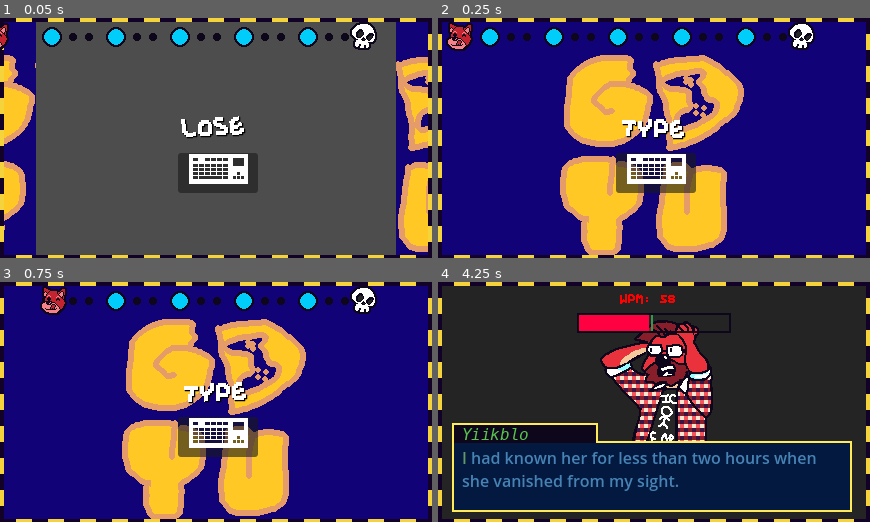
Above: before the commit, frames 1-4 (two rows, left to right).
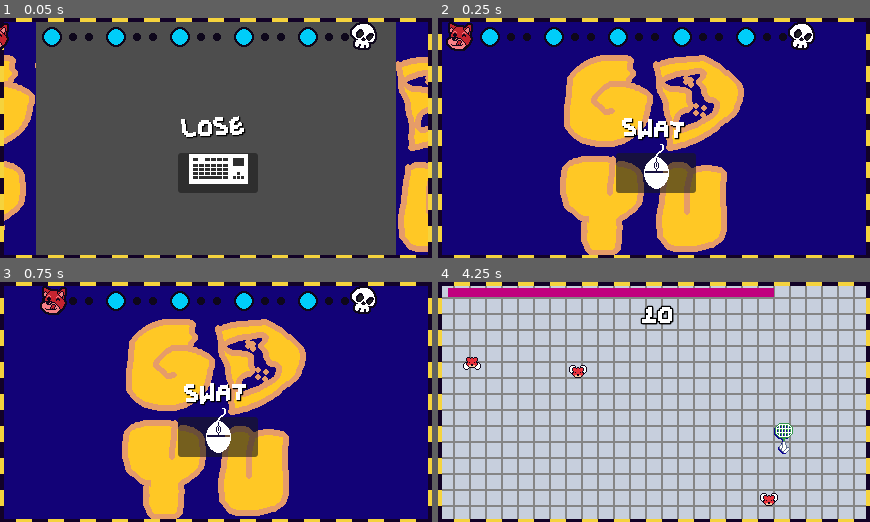
Above: after the commit, the same moments.

Repository: JUB-Yoush/scrimblo-games-vol1
Game: Godot game, scene res://main.tscn
Two runs of this game, one before a commit and one after it. Both use one fixed random seed, a clock stepped at 60 frames per second and the inputs below. The engine's default icon, where the game draws it, is replaced by a stand-in: a white triangle on a blue panel in a dark square.
Inputs (mouse positions are in pixels of both pictures, inside the frame that each line leads up to):
- Up to frame 1 (0.05 s): no input
- Up to frame 2 (0.25 s): no input
- Up to frame 3 (0.75 s): tap Enter (ui_accept) at 0.5 s; move the mouse to (311, 390) at 0.52 s; hold Right (ui_right) from 0.53 s (still down); tap Space (draw) at 0.6 s; click (311, 390) at 0.67 s
- Up to frame 4 (4.25 s): tap Enter (ui_accept) at 0.77, 1.07, 1.52, 1.82, 3.02, 3.32, 3.77, 4.07 s; move the mouse to (567, 414) at 1.27 s; tap Space (draw) every 0.75 s from 1.35 to 3.6 s; click (567, 414) at 1.42 s; move the mouse to (697, 349) at 2.02 s; release Right (ui_right) at 2.03 s; hold Left (ui_left) 2.03-2.78 s; click (697, 349) at 2.17 s; move the mouse to (632, 450) at 2.77 s; hold Right (ui_right) from 2.78 s (still down); click (632, 450) at 2.92 s; move the mouse to (783, 438) at 3.52 s; click (783, 438) at 3.67 s

Frame 1 is identical in both runs. In frame 2, 1.9% of the frame differs, in the area x 42-58%, y 41-72%; in frame 3, 1.9%; in frame 4, 95%, in the area x 0-100%, y 1-99%.

Commit message:
this project the reason I failed 4413 for sure (jk we make it)

Diff:
--- a/games/flyswat/src/fly.gd
+++ b/games/flyswat/src/fly.gd
@@ -15,7 +15,6 @@
 	$OnScreen.screen_exited.connect(func(): queue_free())
 	$Area2D.input_event.connect(on_clicked)
 	$AnimationPlayer.play("flap")
-	Input.set_mouse_mode(Input.MOUSE_MODE_HIDDEN)
 
 func _process(delta) -> void:
 	$Area2D/CollisionShape2D.global_rotation = 0
--- a/games/flyswat/src/game.gd
+++ b/games/flyswat/src/game.gd
@@ -11,6 +11,7 @@
 	set(value):
 		remaining = value
 		if remaining == 0:
+			Input.set_mouse_mode(Input.MOUSE_MODE_VISIBLE)
 			game_over.emit(1)
 
 
@@ -24,10 +25,13 @@
 
 # Called when the node enters the scene tree for the first time.
 func _ready() -> void:
+	Input.set_mouse_mode(Input.MOUSE_MODE_HIDDEN)
 	add_child(timer)
 	add_child(gameTimer)
 	timer.timeout.connect(spawn_fly)
-	gameTimer.timeout.connect(func(): game_over.emit(0))
+	gameTimer.timeout.connect(func():
+		Input.set_mouse_mode(Input.MOUSE_MODE_VISIBLE)
+		game_over.emit(0))
 	timer.one_shot = true
 	timer.start(fly_spawn_time)
 	gameTimer.start(12.5)
--- a/games/vsKayla/danmaku.gd
+++ b/games/vsKayla/danmaku.gd
@@ -16,7 +16,7 @@
 	attackTimer.timeout.connect(end)
 
 
-func start(enemy_text,_opposing):
+func start(text,_opposing):
 	opposing = _opposing
 	print('started')
 	%MenuBox.visible = false
@@ -24,11 +24,16 @@
 	visible = true
 	%Heart.can_move = false
 	%MenuCommands.visible = false
-	if enemy_text != "":
+	if text != "":
+		# get start text to render out character by character
 		%Dialog.visible = true
-		%Dialog.text = enemy_text
+		var output = ""
+		for c in text:
+			output += c
+			%Dialog.text = output
+			await get_tree().create_timer(.02).timeout
 		await get_tree().create_timer(1).timeout
-		%Dialog.visible = false
+	%Dialog.visible = false
 	%Heart.can_move = true
 
 	var pattern = patterns.pick_random()
--- a/games/vsKayla/game.gd
+++ b/games/vsKayla/game.gd
@@ -19,7 +19,8 @@
 var hrtalks = ["* you use the Macaroni Corpo Jargon\n technique."]
 var start_turn_texts = ["* Smells of Scrimblo resedue.","* Your heart is filled with... pasta.","* Do Scrimblos dream of \n Sheep (2000) for the PSX?"]
 
-var enemy_turn_text = "Well Christina, I made it. \ndispite your \ndirections."
+var enemy_turn_text = ["Well Christina, I made it. \ndispite your \ndirections.","quite fond of this \nscrimblo character"]
+var opposing_turn_text = ["You've been ordering \na lot of Gino's Pizza."]
 var start_turn_text = "* world is scrim blo blo blo"
 
 var awaiting_command = false
@@ -61,7 +62,7 @@
 var deadline = 10
 
 var max_hp := 20
-var hp := 1:
+var hp := 20:
 	set(value):
 		print(hp,value)
 		hp =  clamp(value, 0,max_hp)
@@ -114,7 +115,10 @@
 
 	# load new state
 	if new_state == GAME_STATE.DANMAKU:
-		danmaku.start(enemy_turn_text,opposing)
+		var kayla_text = enemy_turn_text.pick_random()
+		if opposing:
+			kayla_text = opposing_turn_text.pick_random()
+		danmaku.start(kayla_text,opposing)
 	if new_state == GAME_STATE.MENUS:
 		turn_count += 1
 		start_turn()
@@ -201,6 +205,7 @@
 	menu_state = MENU_STATES.CHOSEN
 	if sparable:
 		#turn her grey or whatever and sto animation
+		%EnemySprite.modulate = "#717171"
 		print_to_menu("* YOU WON!.\n You earned 0 XP and 0 gold.")
 		await txb_adv
 		game_over.emit(true)
--- a/games/vsKayla/game.tscn
+++ b/games/vsKayla/game.tscn
@@ -35,6 +35,57 @@
 [sub_resource type="RectangleShape2D" id="RectangleShape2D_n8krc"]
 size = Vector2(94.125, 12.5)
 
+[sub_resource type="Animation" id="Animation_hvi54"]
+length = 0.001
+tracks/0/type = "value"
+tracks/0/imported = false
+tracks/0/enabled = true
+tracks/0/path = NodePath("%Knife/../bg:z_index")
+tracks/0/interp = 1
+tracks/0/loop_wrap = true
+tracks/0/keys = {
+"times": PackedFloat32Array(0),
+"transitions": PackedFloat32Array(1),
+"update": 1,
+"values": [-100]
+}
+tracks/1/type = "value"
+tracks/1/imported = false
+tracks/1/enabled = true
+tracks/1/path = NodePath("%Cursor:z_index")
+tracks/1/interp = 1
+tracks/1/loop_wrap = true
+tracks/1/keys = {
+"times": PackedFloat32Array(0),
+"transitions": PackedFloat32Array(1),
+"update": 1,
+"values": [100]
+}
+tracks/2/type = "value"
+tracks/2/imported = false
+tracks/2/enabled = true
+tracks/2/path = NodePath("%Cursor:visible")
+tracks/2/interp = 1
+tracks/2/loop_wrap = true
+tracks/2/keys = {
+"times": PackedFloat32Array(0),
+"transitions": PackedFloat32Array(1),
+"update": 1,
+"values": [true]
+}
+tracks/3/type = "value"
+tracks/3/imported = false
+tracks/3/enabled = true
+tracks/3/path = NodePath("%Cursor:position")
+tracks/3/interp = 1
+tracks/3/loop_wrap = true
+tracks/3/keys = {
+"times": PackedFloat32Array(0),
+"transitions": PackedFloat32Array(1),
+"update": 0,
+"values": [Vector2(159, 108)]
+}
+
 [sub_resource type="Animation" id="Animation_hvsen"]
 resource_name = "die"
 length = 3.0
@@ -105,57 +156,6 @@
 "values": [Vector2(159, 108), Vector2(14, 228)]
 }
 
-[sub_resource type="Animation" id="Animation_hvi54"]
-length = 0.001
-tracks/0/type = "value"
-tracks/0/imported = false
-tracks/0/enabled = true
-tracks/0/path = NodePath("%Knife/../bg:z_index")
-tracks/0/interp = 1
-tracks/0/loop_wrap = true
-tracks/0/keys = {
-"times": PackedFloat32Array(0),
-"transitions": PackedFloat32Array(1),
-"update": 1,
-"values": [-100]
-}
-tracks/1/type = "value"
-tracks/1/imported = false
-tracks/1/enabled = true
-tracks/1/path = NodePath("%Cursor:z_index")
-tracks/1/interp = 1
-tracks/1/loop_wrap = true
-tracks/1/keys = {
-"times": PackedFloat32Array(0),
-"transitions": PackedFloat32Array(1),
-"update": 1,
-"values": [100]
-}
-tracks/2/type = "value"
-tracks/2/imported = false
-tracks/2/enabled = true
-tracks/2/path = NodePath("%Cursor:visible")
-tracks/2/interp = 1
-tracks/2/loop_wrap = true
-tracks/2/keys = {
-"times": PackedFloat32Array(0),
-"transitions": PackedFloat32Array(1),
-"update": 1,
-"values": [true]
-}
-tracks/3/type = "value"
-tracks/3/imported = false
-tracks/3/enabled = true
-tracks/3/path = NodePath("%Cursor:position")
-tracks/3/interp = 1
-tracks/3/loop_wrap = true
-tracks/3/keys = {
-"times": PackedFloat32Array(0),
-"transitions": PackedFloat32Array(1),
-"update": 0,
-"values": [Vector2(159, 108)]
-}
-
 [sub_resource type="AnimationLibrary" id="AnimationLibrary_qnsa2"]
 _data = {
 "RESET": SubResource("Animation_hvi54"),
@@ -182,20 +182,22 @@
 texture = ExtResource("2_ukche")
 centered = false
 
-[node name="EnemySprite" type="Sprite2D" parent="."]
-position = Vector2(216, 55)
-texture = ExtResource("3_eihpo")
-
-[node name="Dialog" type="Label" parent="EnemySprite"]
-unique_name_in_owner = true
-offset_left = 30.0
-offset_top = -35.0
-offset_right = 173.0
-offset_bottom = -8.0
+[node name="Dialog" type="Label" parent="."]
+unique_name_in_owner = true
+z_index = 256
+offset_left = 246.0
+offset_top = 20.0
+offset_right = 389.0
+offset_bottom = 47.0
 theme_override_fonts/font = ExtResource("5_nxim3")
 theme_override_font_sizes/font_size = 5
 text = "I am kayla"
 autowrap_mode = 2
+
+[node name="EnemySprite" type="Sprite2D" parent="."]
+unique_name_in_owner = true
+position = Vector2(216, 55)
+texture = ExtResource("3_eihpo")
 
 [node name="SocialCreditLabel" type="Label" parent="."]
 unique_name_in_owner = true
--- a/main.gd
+++ b/main.gd
@@ -1,11 +1,11 @@
 extends Node2D
 
-var microgames:Array[String] = ["res://games/quickdraw/src/game.tscn",
-"res://games/yiik/src/game.tscn",
-"res://games/flyswat/src/game.tscn",
-"res://games/yudumsort/src/game.tscn",
-"res://games/mushroom/src/game.tscn",]
-#var microgames:Array[String] = ["res://games/flyswat/src/game.tscn"]
+#var microgames:Array[String] = ["res://games/quickdraw/src/game.tscn",
+#"res://games/yiik/src/game.tscn",
+#"res://games/flyswat/src/game.tscn",
+#"res://games/yudumsort/src/game.tscn",
+#"res://games/mushroom/src/game.tscn",]
+var microgames:Array[String] = ["res://games/flyswat/src/game.tscn"]
 var playedGames:Array[String] = []
 var result:bool
 var currentGame
Not shown, changed: todo.md
